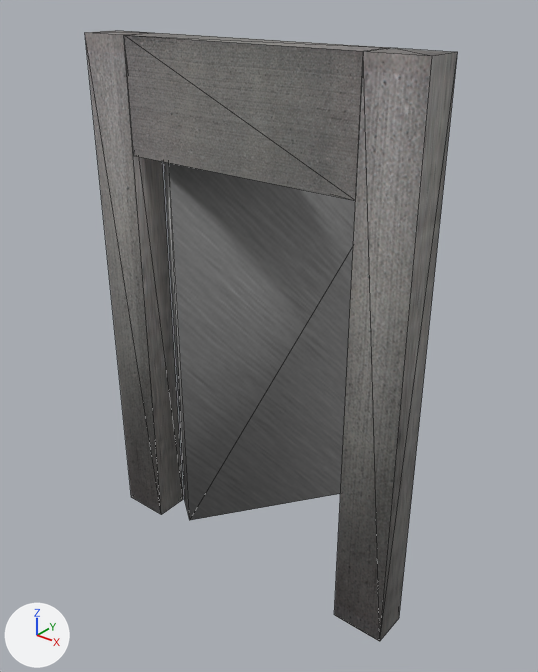
What one commit did to the OBJ model res/models/door/metaldoor_000003.obj.
One viewpoint serves both versions: a 50 mm lens placed at (2.36, -2.78, 3.28), pointed at (-0.14, 0.35, 1.34). Every picture has the same lights, and +X, +Y and +Z are marked at lower left. Mesh edges are drawn as thin lines. Where no turn or scale is listed for an object, it has been applied to the vertices.

Objects in the first picture: 'Cube.004_Cube.005', 'Cube.006_Cube.007'.
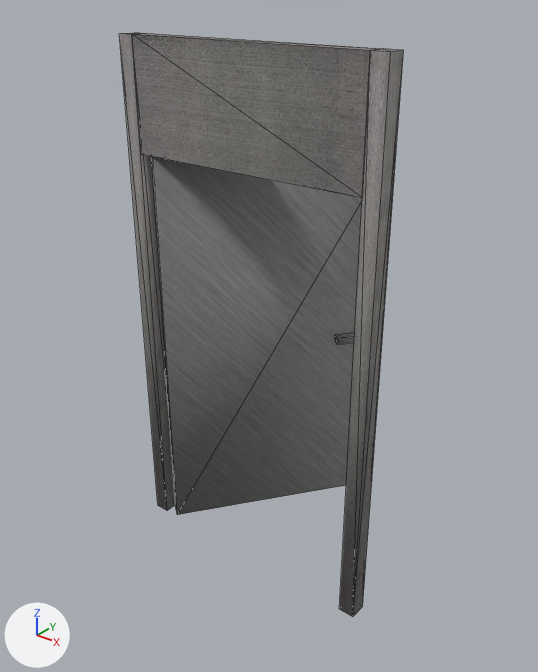
Changed parts and their boxes (x1, y1, x2, y2) in the pictures (538 x 672 px; the box of a moved part takes in the faces that stretch with it):
'Cube.006_Cube.007', reshaped (24% narrower)
    before: (85, 30, 458, 641)
    after: (120, 33, 403, 617)
'Cube.004_Cube.005', reshaped
    before: (164, 162, 355, 520)
    after: (151, 156, 362, 515)
part 1 of me_cube_004_cube_005, moved or reshaped (not visible before)
    after: (335, 332, 355, 344)
part 2 of me_cube_004_cube_005, rebuilt
    before: (164, 162, 355, 520)
    after: (151, 156, 362, 515)
part 3 of me_cube_006_cube_007, moved or reshaped
    before: (124, 33, 390, 200)
    after: (132, 33, 383, 198)
part 4 of me_cube_006_cube_007, moved or reshaped
    before: (334, 48, 458, 641)
    after: (339, 49, 403, 617)
part 5 of me_cube_006_cube_007, moved or reshaped
    before: (85, 30, 183, 515)
    after: (120, 33, 175, 510)

What the commit changed:
me_cube_004_cube_005 is used by ob_cube_004_cube_005; location (0.0, 0.0, 0.0).
me_cube_004_cube_005 had 56 vertices, 84 faces and spanned x -0.68..0.35, y -0.03..1.23, z 0.01..2.4.
me_cube_004_cube_005 now has 32 vertices, 48 faces and spans x -0.69..0.23, y -0.04..1.15, z 0.01..2.4.
me_cube_004_cube_005 part 1: the loose piece of 8 vertices spanning x 0.16..0.35, y 0.77..1.0, z 1.2..1.24 is moved by (-0.11, -0.01, 0.0).
me_cube_004_cube_005 part 2: the loose piece of 8 vertices spanning x -0.68..0.31, y -0.03..1.23, z 0.01..2.4 is rebuilt with 8 vertices and now spans x -0.69..0.21, y -0.04..1.15, z 0.01..2.4.
me_cube_006_cube_007 has 24 vertices, 36 faces and spans x -1.0..1.0, y -0.11..0.11, z 0.01..3.01.
me_cube_006_cube_007 is used by ob_cube_006_cube_007; location (0.0, 0.0, 0.0).
me_cube_006_cube_007 part 3: the loose piece of 8 vertices spanning x -0.7..0.7, y -0.1..0.1, z 2.41..3.01 is scaled about its middle by (1, 0.47, 1).
me_cube_006_cube_007 part 4: the loose piece of 8 vertices spanning x 0.7..1.0, y -0.11..0.11, z 0.01..3.01 is scaled about its middle by (0.308, 0.481, 1), then moved by (-0.1, 0.0, 0.0).
me_cube_006_cube_007 part 5: the loose piece of 8 vertices spanning x -1.0..-0.7, y -0.11..0.11, z 0.01..3.01 is scaled about its middle by (0.308, 0.481, 1), then moved by (0.1, 0.0, 0.0).
